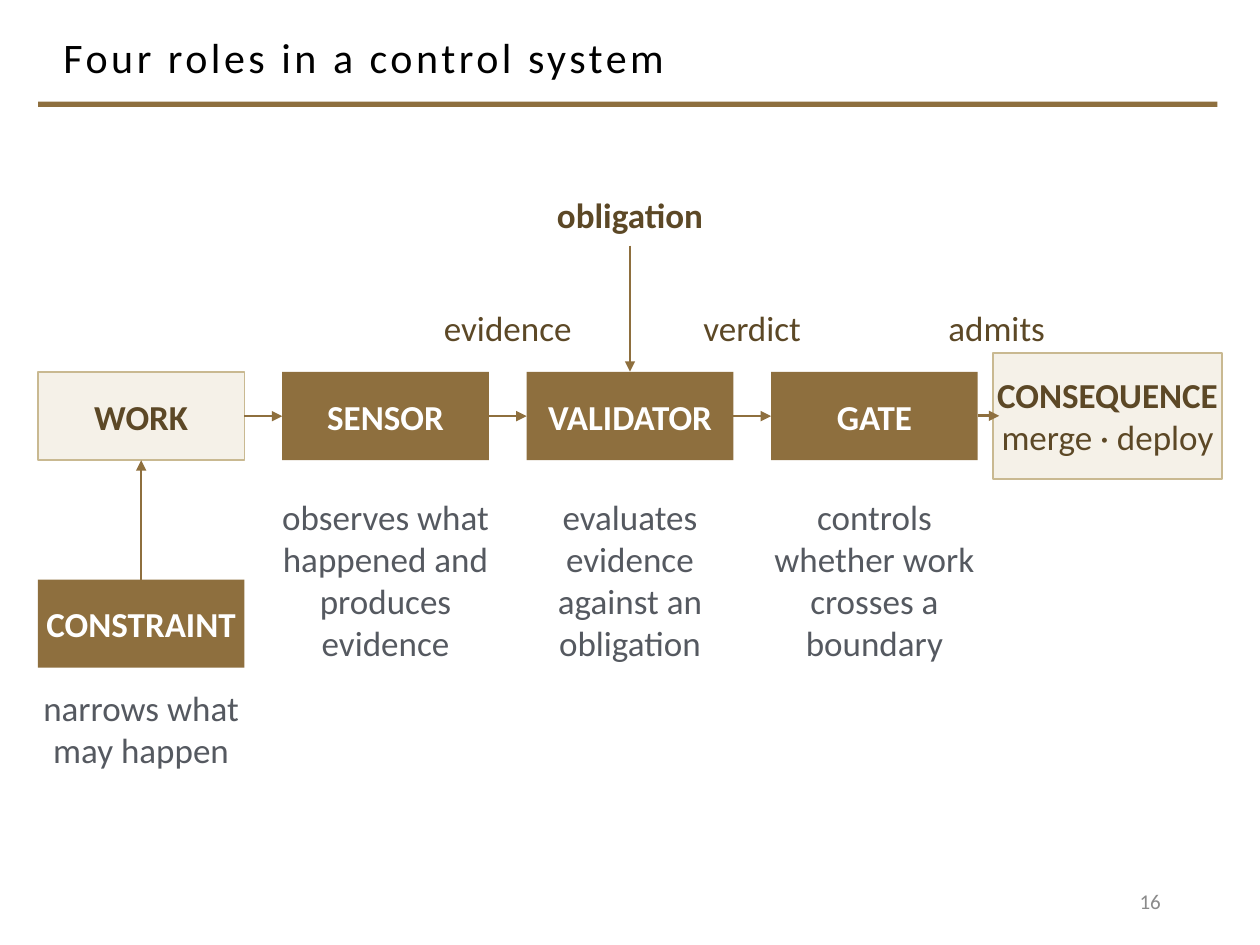
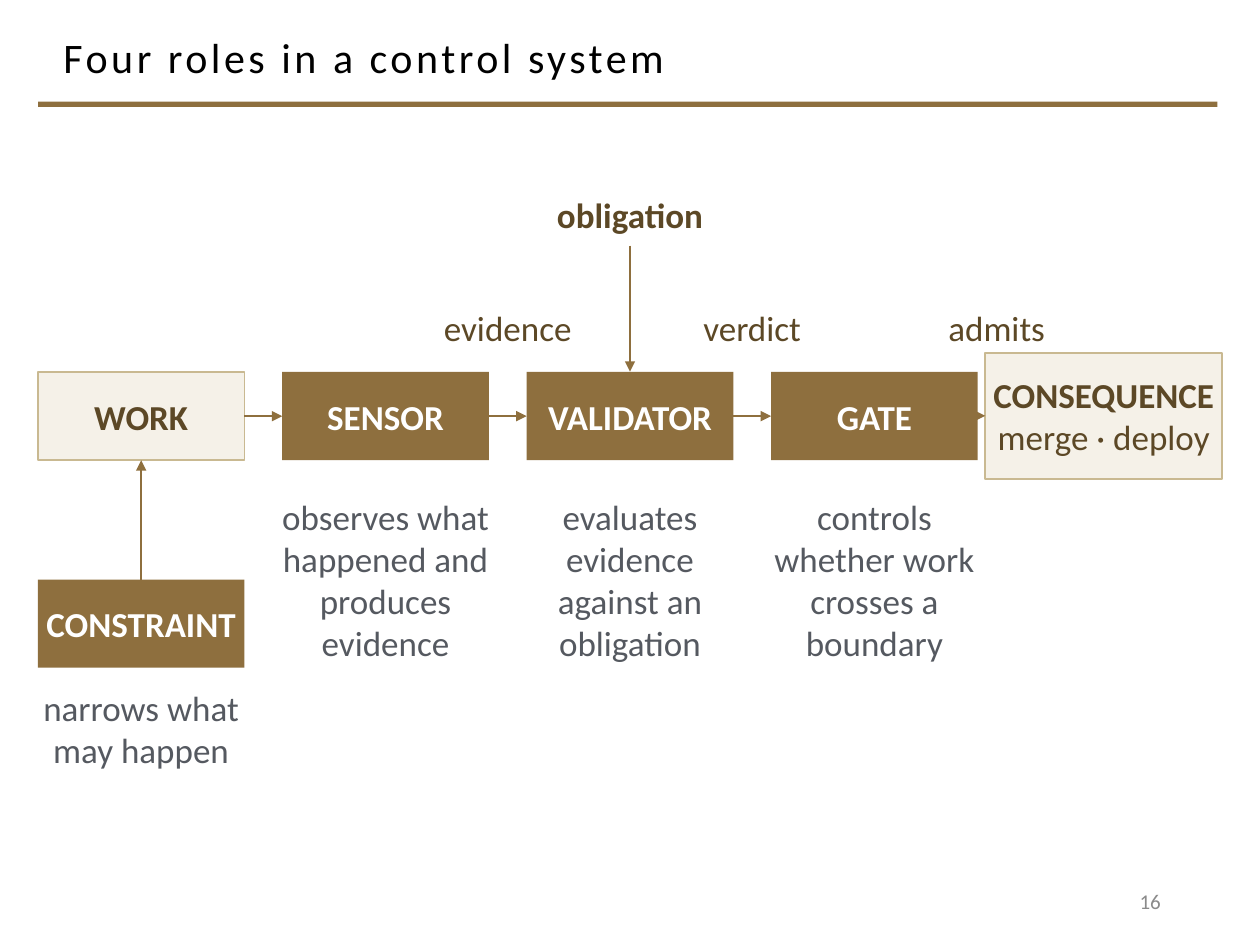
Before and after one commit to davisjam/model-based-agentic-software-engineering, a slide deck: slide 16 of course/lectures/act-2-delegation-and-control/03-alignment/2-3-Alignment.pptx. Drawn at 1260x945 pixels with LibreOffice and Linux fonts; fonts in the diff are those of the drawing; background and template pictures are left out. Boxes give left, top, right and bottom in pixels: in the first picture for what was removed or moved away, otherwise in the second. Text is boxed around its words. In the diff, an @@ line names an element or a change of style, - is before the commit and + after.

```diff
--- a/course/lectures/act-2-delegation-and-control/03-alignment/2-3-Alignment.pptx
+++ b/course/lectures/act-2-delegation-and-control/03-alignment/2-3-Alignment.pptx
@@ rectangle "CONSEQUENCE": place and size @@
-rectangle "CONSEQUENCE" at [993, 353, 1222, 479]
+rectangle "CONSEQUENCE" at [985, 353, 1222, 479]
@@ arrow moved from (978, 416) - (999, 416) to (958, 416) - (985, 416) @@
```
Also in this commit, not shown: 1 other slide changed.
